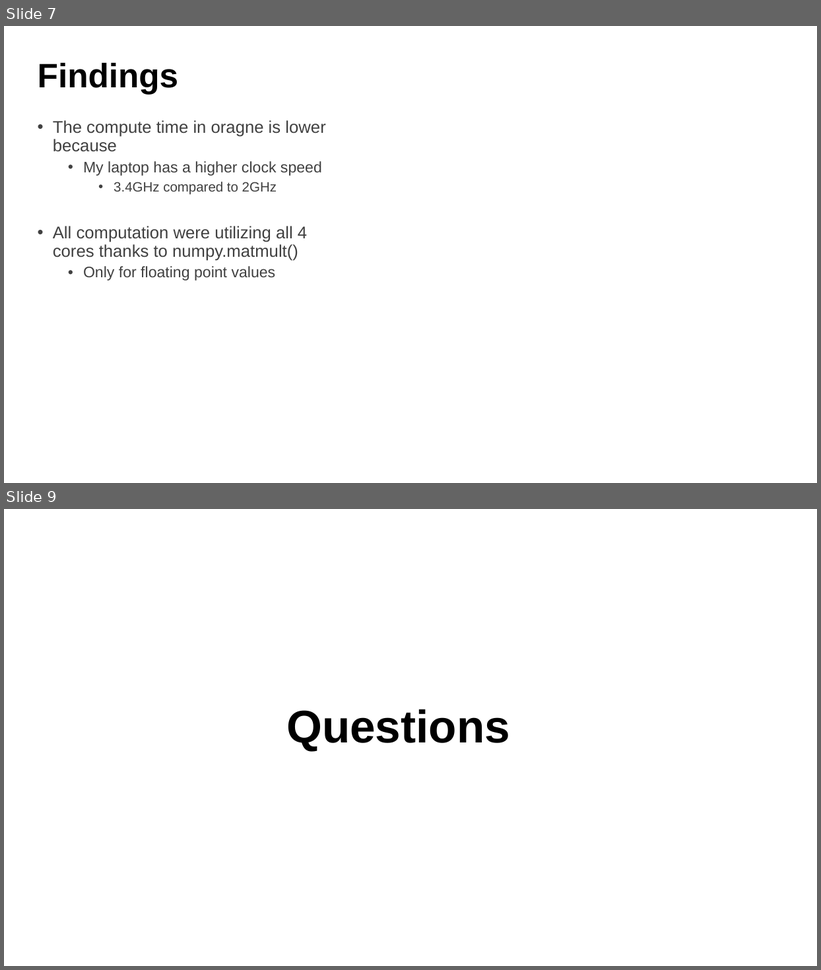
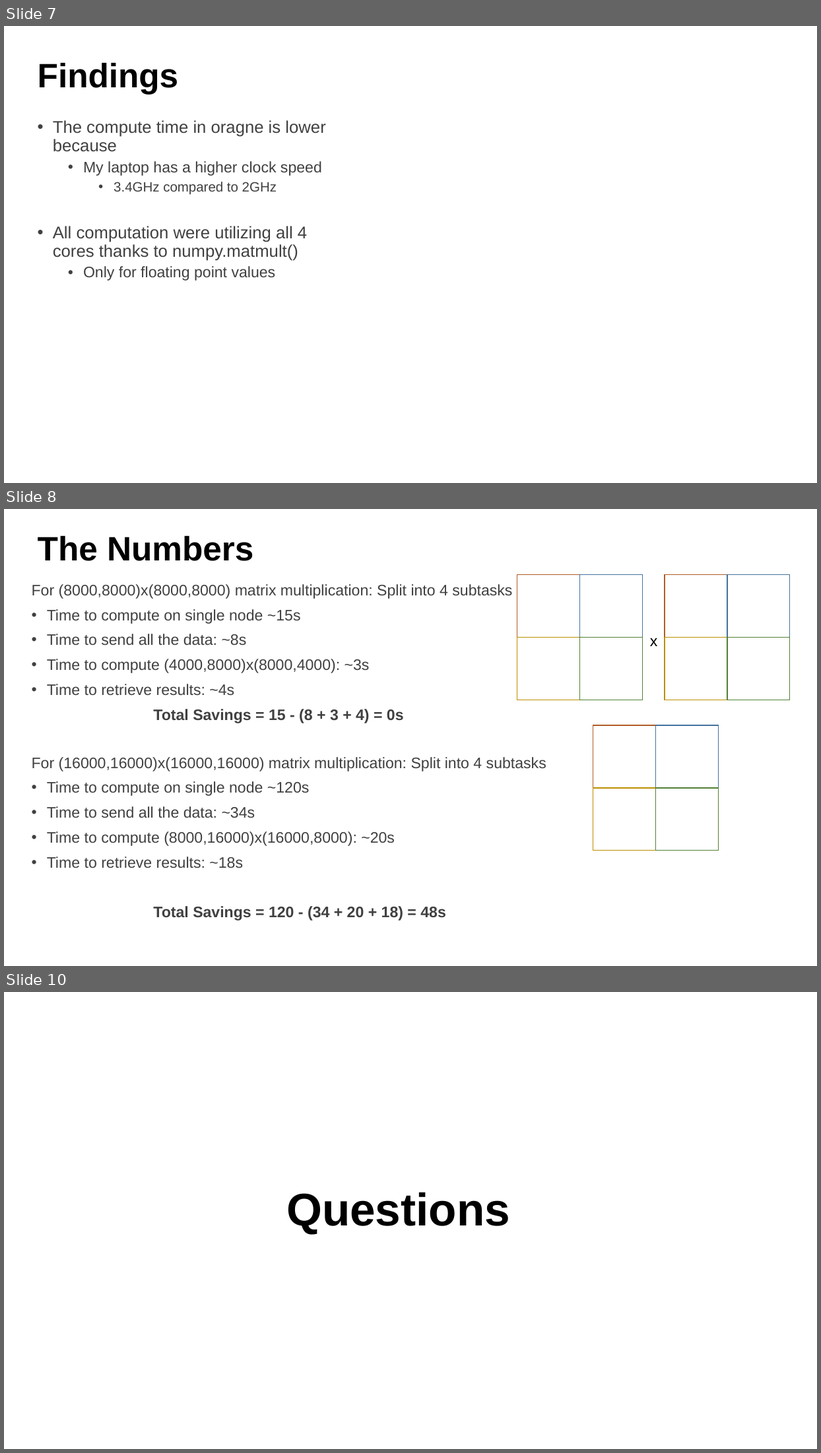
Before and after one commit to Nachiket27p/DistributedOffloading, a slide deck: proposal/presentation/midProject.pptx. Shown one above the other, each under a label of ours: slides 7 and 9 before the commit, slides 7, 8 and 10 after it; the slides between them are not shown. The pictures are 821x970 and 821x1453 pixels, drawn with LibreOffice and Linux fonts; fonts in the diff are those of the drawing. Boxes give left, top, right and bottom in pixels: in the first picture for what was removed or moved away, otherwise in the second. Text is boxed around its words. In the diff, an @@ line names an element or a change of style, - is before the commit and + after.

```diff
--- a/proposal/presentation/midProject.pptx
+++ b/proposal/presentation/midProject.pptx
@@ slide 8 added at (x1=4, y1=509, x2=817, y2=966), background #FFFFFF @@
@@ title added at (x1=38, y1=535, x2=253, y2=561), 40 pt, text #000000, bold @@
+The Numbers
@@ text added at (x1=32, y1=584, x2=547, y2=921), 18 pt, text #404040 @@
+For (8000,8000)x(8000,8000) matrix multiplication: Split into 4 subtasks
+• Time to compute on single node ~15s
+• Time to send all the data: ~8s
+• Time to compute (4000,8000)x(8000,4000): ~3s
+• Time to retrieve results: ~4s
+Total Savings = 15 - (8 + 3 + 4) = 0s
+For (16000,16000)x(16000,16000) matrix multiplication: Split into 4 subtasks
+• Time to compute on single node ~120s
+• Time to send all the data: ~34s
+• Time to compute (8000,16000)x(16000,8000): ~20s
+• Time to retrieve results: ~18s
+Total Savings = 120 - (34 + 20 + 18) = 48s
@@ group added at (x1=517, y1=575, x2=643, y2=700): 4 rectangles @@
@@ text added at (x1=650, y1=638, x2=658, y2=646), 18 pt, text #000000 @@
+x
@@ group added at (x1=665, y1=575, x2=790, y2=700): 4 rectangles @@
@@ group added at (x1=593, y1=725, x2=719, y2=851): 4 rectangles @@
@@ what was slide 9 is now slide 10 @@
```
Also in this commit, not shown: 7 slides changed, 1 other file.
